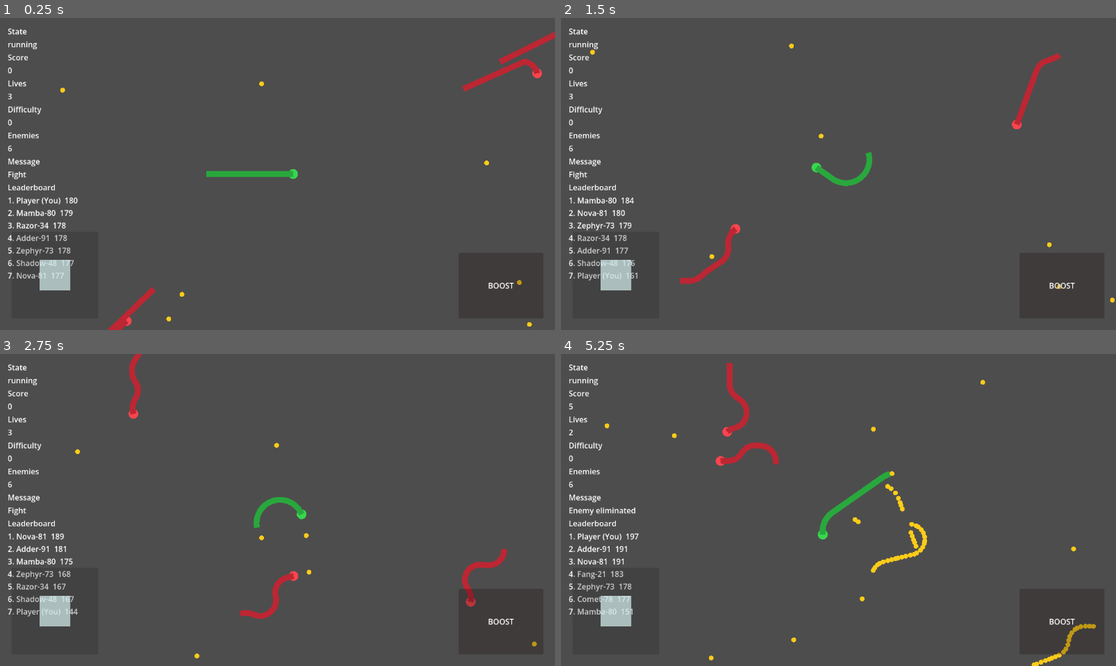
Above: before the commit, frames 1-4 (two rows, left to right).
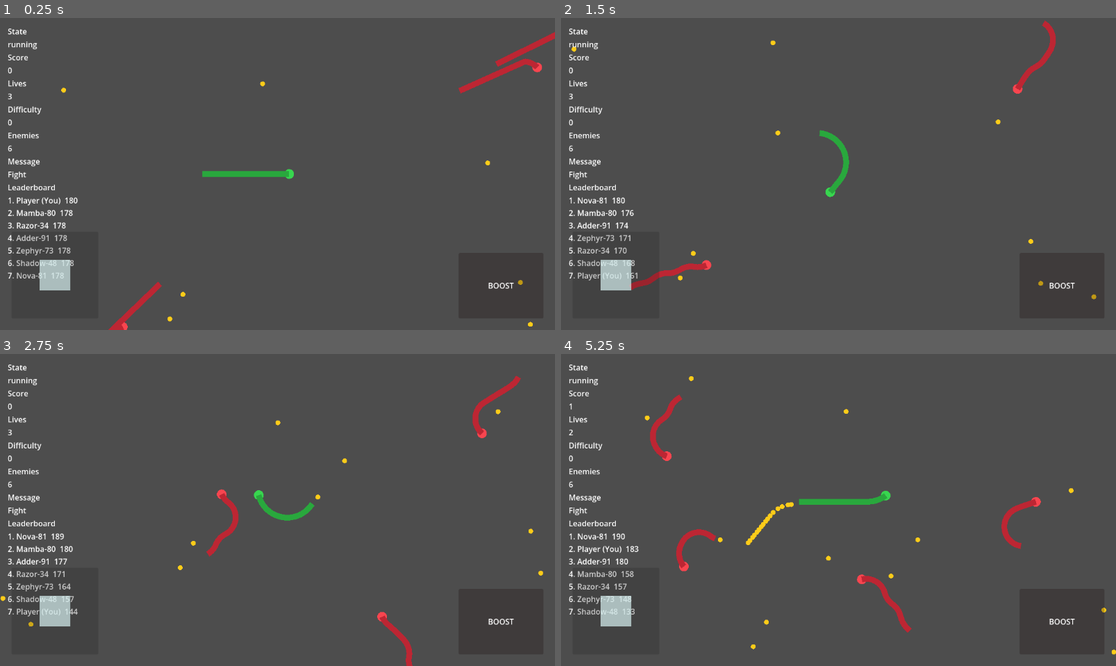
Above: after the commit, the same moments.

Repository: Jlu-waterbrother/snake_combat
Game: Godot game, scene res://scenes/main/main.tscn
Same seed, same stepped clock (60 frames per second), same inputs: the game is played once before the commit and once after it.
Inputs (mouse positions are in pixels of both pictures, inside the frame that each line leads up to):
- Up to frame 1 (0.25 s): no input
- Up to frame 2 (1.5 s): tap Enter at 0.5 s; move the mouse to (960, 158) at 0.52 s; hold D (turn_right) 0.53-1.25 s; hold Shift (boost) 0.53-1.25 s; click (960, 158) at 0.67 s; drag from (727, 189) to (1005, 111) at 1.27 s
- Up to frame 3 (2.75 s): move the mouse to (333, 441) at 2.02 s; hold D (turn_right) from 2.03 s (still down); hold Shift (boost) from 2.03 s (still down)
- Up to frame 4 (5.25 s): release D (turn_right) at 2.75 s; release Shift (boost) at 2.75 s; drag from (810, 572) to (694, 416) at 2.77 s; move the mouse to (1005, 556) at 3.52 s; hold A (turn_left) 3.53-4.25 s; hold Shift (boost) 3.53-4.25 s; drag from (672, 463) to (660, 385) at 4.27 s; move the mouse to (866, 510) at 5.02 s; hold A (turn_left) from 5.03 s (still down); hold Shift (boost) from 5.03 s (still down); click (866, 510) at 5.17 s

The runs differ from the first frame. In frame 1, 0.5% of the frame differs, in the area x 10-100%, y 4-100%; in frame 2, 2.5%; in frame 3, 2.9%; in frame 4, 4.3%, in the area x 1-100%, y 2-100%.

Commit message:
削弱转向能力 强化ai

Diff:
--- a/resources/config/default_ai_config.tres
+++ b/resources/config/default_ai_config.tres
@@ -12,4 +12,11 @@
 aggression = 0.45
 boost_probability = 0.12
 avoid_boundary_ratio = 0.8
+avoid_boundary_margin = 220.0
 retarget_interval = 0.2
+turn_responsiveness = 4.2
+hazard_probe_distance = 180.0
+hazard_probe_angle_deg = 28.0
+head_on_avoid_distance = 200.0
+caution_length_ratio = 1.05
+chase_predict_seconds = 0.35
--- a/resources/config/default_movement_config.tres
+++ b/resources/config/default_movement_config.tres
@@ -4,7 +4,7 @@
 
 [resource]
 script = ExtResource("1")
-base_speed = 165.0
-boost_speed = 255.0
-turn_rate_deg_per_second = 300.0
+base_speed = 123.75
+boost_speed = 191.25
+turn_rate_deg_per_second = 180.0
 segment_spacing = 10.0
--- a/scripts/config/ai_config.gd
+++ b/scripts/config/ai_config.gd
@@ -9,4 +9,11 @@
 @export var aggression: float = 0.45
 @export var boost_probability: float = 0.12
 @export var avoid_boundary_ratio: float = 0.8
+@export var avoid_boundary_margin: float = 220.0
 @export var retarget_interval: float = 0.2
+@export var turn_responsiveness: float = 4.2
+@export var hazard_probe_distance: float = 180.0
+@export var hazard_probe_angle_deg: float = 28.0
+@export var head_on_avoid_distance: float = 200.0
+@export var caution_length_ratio: float = 1.05
+@export var chase_predict_seconds: float = 0.35
--- a/scripts/config/movement_config.gd
+++ b/scripts/config/movement_config.gd
@@ -1,7 +1,7 @@
 extends Resource
 class_name MovementConfig
 
-@export var base_speed: float = 165.0
-@export var boost_speed: float = 255.0
-@export var turn_rate_deg_per_second: float = 300.0
+@export var base_speed: float = 123.75
+@export var boost_speed: float = 191.25
+@export var turn_rate_deg_per_second: float = 180.0
 @export var segment_spacing: float = 10.0
--- a/scripts/managers/food_manager.gd
+++ b/scripts/managers/food_manager.gd
@@ -11,12 +11,14 @@
 @export var respawn_on_consume: bool = true
 @export var spawn_attempts: int = 8
 @export var max_active_food_count: int = 420
-@export var max_food_samples_per_query: int = 320
+@export var spatial_cell_size: float = 220.0
 
 var _rng: RandomNumberGenerator = RandomNumberGenerator.new()
 var _next_food_id: int = 1
 var _active_food: Array[Area2D] = []
 var _inactive_food: Array[Area2D] = []
+var _food_cells: Dictionary = {}
+var _food_cell_lookup: Dictionary = {}
 
 func bootstrap_food() -> void:
 	if food_scene == null:
@@ -32,7 +34,7 @@
 	for _i: int in range(bootstrap_count):
 		_spawn_food_at_position(_sample_spawn_point(), 1)
 
-func spawn_food_burst(center_position: Vector2, amount: int) -> void:
+func spawn_food_burst(center_position: Vector2, amount: int, ignore_food_cap: bool = false) -> void:
 	if amount <= 0:
 		push_warning("Food burst amount must be positive.")
 		return
@@ -40,7 +42,7 @@
 	var burst_radius: float = min(spawn_radius * 0.05, 120.0)
 	for _i: int in range(amount):
 		var offset: Vector2 = Vector2.ZERO if amount == 1 else _random_point_in_radius(burst_radius)
-		_spawn_food_at_position(center_position + offset, 1)
+		_spawn_food_at_position(center_position + offset, 1, ignore_food_cap)
 
 func get_nearest_food_position(origin: Vector2, max_distance: float) -> Vector2:
 	var query: Dictionary = {&"single": origin}
@@ -61,29 +63,39 @@
 		nearest_map[origin_key] = Vector2.INF
 		best_distance_squared[origin_key] = max_distance_squared
 
-	if _active_food.is_empty():
+	if _food_cells.is_empty():
 		return nearest_map
 
-	var sample_budget: int = max(max_food_samples_per_query, 1)
-	var total_active: int = _active_food.size()
-	var sample_step: int = max(int(ceil(float(total_active) / float(sample_budget))), 1)
-	for index: int in range(0, total_active, sample_step):
-		var food_node: Area2D = _active_food[index]
-		if not is_instance_valid(food_node) or not food_node.visible:
+	var cell_size: float = max(spatial_cell_size, 1.0)
+	var cell_radius: int = max(int(ceil(max_distance / cell_size)), 0)
+	for origin_key: Variant in origins.keys():
+		var origin_value: Variant = origins.get(origin_key, Vector2.ZERO)
+		if origin_value is not Vector2:
 			continue
 
-		var food_position: Vector2 = food_node.global_position
-		for origin_key: Variant in origins.keys():
-			var origin_value: Variant = origins.get(origin_key, Vector2.ZERO)
-			if origin_value is not Vector2:
-				continue
-
-			var best_value: Variant = best_distance_squared.get(origin_key, max_distance_squared)
-			var best_value_float: float = float(best_value)
-			var distance_squared: float = (origin_value as Vector2).distance_squared_to(food_position)
-			if distance_squared < best_value_float:
-				best_distance_squared[origin_key] = distance_squared
-				nearest_map[origin_key] = food_position
+		var origin_position: Vector2 = origin_value as Vector2
+		var origin_cell: Vector2i = _cell_from_position(origin_position)
+		var best_value_float: float = float(best_distance_squared.get(origin_key, max_distance_squared))
+		for x_offset: int in range(-cell_radius, cell_radius + 1):
+			for y_offset: int in range(-cell_radius, cell_radius + 1):
+				var cell_key: Vector2i = Vector2i(origin_cell.x + x_offset, origin_cell.y + y_offset)
+				var cell_bucket_value: Variant = _food_cells.get(cell_key, null)
+				if cell_bucket_value is not Array:
+					continue
+
+				for food_value: Variant in cell_bucket_value:
+					if food_value is not Area2D:
+						continue
+					var food_node: Area2D = food_value as Area2D
+					if not is_instance_valid(food_node) or not food_node.visible:
+						continue
+
+					var food_position: Vector2 = food_node.global_position
+					var distance_squared: float = origin_position.distance_squared_to(food_position)
+					if distance_squared < best_value_float:
+						best_value_float = distance_squared
+						best_distance_squared[origin_key] = distance_squared
+						nearest_map[origin_key] = food_position
 
 	return nearest_map
 
@@ -96,24 +108,13 @@
 		clamped_target = min(clamped_target, max_active_food_count)
 
 	while _active_food.size() + _inactive_food.size() < clamped_target:
-		var food_node := food_scene.instantiate() as Area2D
+		var food_node: Area2D = _create_food_node()
 		if food_node == null:
-			push_error("food_scene must instantiate to Area2D.")
 			return
-
-		add_child(food_node)
-		if food_node.has_signal("consumed"):
-			food_node.consumed.connect(_on_food_consumed.bind(food_node))
-		else:
-			push_error("Food scene script must define signal 'consumed'.")
-			return
-
-		if food_node.has_method("deactivate"):
-			food_node.call("deactivate")
 		_inactive_food.append(food_node)
 
-func _spawn_food_at_position(point: Vector2, food_amount: int) -> void:
-	if max_active_food_count > 0 and _active_food.size() >= max_active_food_count:
+func _spawn_food_at_position(point: Vector2, food_amount: int, ignore_food_cap: bool = false) -> void:
+	if not ignore_food_cap and max_active_food_count > 0 and _active_food.size() >= max_active_food_count:
 		if _active_food.is_empty():
 			return
 
@@ -123,18 +124,19 @@
 
 		var recycled_food_id: int = _next_food_id
 		_next_food_id += 1
-		_activate_food_node(recycled_food, recycled_food_id, point, food_amount)
-		return
-
-	var food_node: Area2D = _acquire_food_node()
+		_activate_food_node(recycled_food, recycled_food_id, point, food_amount, ignore_food_cap)
+		return
+
+	var food_node: Area2D = _acquire_food_node(ignore_food_cap)
 	if food_node == null:
 		return
 
 	var food_id: int = _next_food_id
 	_next_food_id += 1
-	_activate_food_node(food_node, food_id, point, food_amount)
-
-func _activate_food_node(food_node: Area2D, food_id: int, point: Vector2, food_amount: int) -> void:
+	_activate_food_node(food_node, food_id, point, food_amount, ignore_food_cap)
+
+func _activate_food_node(food_node: Area2D, food_id: int, point: Vector2, food_amount: int, _ignore_food_cap: bool = false) -> void:
+	_untrack_food_node(food_node)
 	if food_node.has_method("configure"):
 		food_node.call("configure", food_id, point, food_amount)
 	else:
@@ -143,16 +145,87 @@
 		food_node.monitoring = true
 
 	_active_food.append(food_node)
+	_track_food_node(food_node)
 	food_spawned.emit(food_id, point)
 
-func _acquire_food_node() -> Area2D:
+func _acquire_food_node(ignore_food_cap: bool = false) -> Area2D:
 	if _inactive_food.is_empty():
-		_ensure_pool_capacity(_active_food.size() + 1)
+		if ignore_food_cap:
+			var created_node: Area2D = _create_food_node()
+			if created_node != null:
+				_inactive_food.append(created_node)
+		else:
+			_ensure_pool_capacity(_active_food.size() + 1)
 		if _inactive_food.is_empty():
 			push_error("Unable to allocate food pool node.")
 			return null
 
 	return _inactive_food.pop_back()
+
+func _create_food_node() -> Area2D:
+	var food_node := food_scene.instantiate() as Area2D
+	if food_node == null:
+		push_error("food_scene must instantiate to Area2D.")
+		return null
+
+	add_child(food_node)
+	if food_node.has_signal("consumed"):
+		food_node.consumed.connect(_on_food_consumed.bind(food_node))
+	else:
+		push_error("Food scene script must define signal 'consumed'.")
+		food_node.queue_free()
+		return null
+
+	if food_node.has_method("deactivate"):
+		food_node.call("deactivate")
+	return food_node
+
+func _cell_from_position(world_position: Vector2) -> Vector2i:
+	var cell_size: float = max(spatial_cell_size, 1.0)
+	return Vector2i(
+		int(floor(world_position.x / cell_size)),
+		int(floor(world_position.y / cell_size))
+	)
+
+func _track_food_node(food_node: Area2D) -> void:
+	if food_node == null:
+		return
+
+	var food_key: int = food_node.get_instance_id()
+	var cell_key: Vector2i = _cell_from_position(food_node.global_position)
+	var bucket_value: Variant = _food_cells.get(cell_key, [])
+	var bucket: Array = []
+	if bucket_value is Array:
+		bucket = bucket_value
+	if not bucket.has(food_node):
+		bucket.append(food_node)
+	_food_cells[cell_key] = bucket
+	_food_cell_lookup[food_key] = cell_key
+
+func _untrack_food_node(food_node: Area2D) -> void:
+	if food_node == null:
+		return
+
+	var food_key: int = food_node.get_instance_id()
+	if not _food_cell_lookup.has(food_key):
+		return
+
+	var cell_value: Variant = _food_cell_lookup.get(food_key)
+	if cell_value is not Vector2i:
+		_food_cell_lookup.erase(food_key)
+		return
+	var cell_key: Vector2i = cell_value as Vector2i
+
+	var bucket_value: Variant = _food_cells.get(cell_key, [])
+	if bucket_value is Array:
+		var bucket: Array = bucket_value
+		bucket.erase(food_node)
+		if bucket.is_empty():
+			_food_cells.erase(cell_key)
+		else:
+			_food_cells[cell_key] = bucket
+
+	_food_cell_lookup.erase(food_key)
 
 func _sample_spawn_point() -> Vector2:
 	var sampled: Vector2 = Vector2.RIGHT * safe_spawn_radius
@@ -175,6 +248,7 @@
 		return
 
 	_active_food.erase(food_node)
+	_untrack_food_node(food_node)
 	if food_node.has_method("deactivate"):
 		food_node.call("deactivate")
 	else:
--- a/scripts/managers/snake_manager.gd
+++ b/scripts/managers/snake_manager.gd
@@ -3,7 +3,7 @@
 
 signal snake_spawned(snake_id: StringName)
 signal snake_died(snake_id: StringName, reason: StringName)
-signal snake_mass_dropped(world_position: Vector2, amount: int)
+signal snake_mass_dropped(world_position: Vector2, amount: int, bypass_food_cap: bool)
 signal score_changed(snake_id: StringName, score: int)
 signal enemy_state_changed(snake_id: StringName, state: StringName)
 
@@ -397,19 +397,36 @@
 	var state: StringName = STATE_PATROL
 	var target: Vector2 = enemy_position + _random_direction() * 240.0
 	var avoid_ratio: float = clamp(_ai_float("avoid_boundary_ratio", 0.8), 0.5, 0.95)
-	if enemy_position.length() >= world_radius * avoid_ratio:
+	var avoid_margin: float = max(_ai_float("avoid_boundary_margin", 220.0), 40.0)
+	if enemy_position.length() >= world_radius * avoid_ratio or enemy_position.length() >= world_radius - avoid_margin:
 		state = STATE_AVOID
 		target = Vector2.ZERO
 	else:
 		var aggression: float = clamp(_ai_float("aggression", 0.45) * _aggression_scale, 0.0, 1.0)
 		var should_chase: bool = false
-		if has_player and enemy_position.distance_to(player_position) <= vision_radius:
-			should_chase = _rng.randf() <= aggression
-
-		if should_chase:
+		if has_player:
+			var player_distance: float = enemy_position.distance_to(player_position)
+			if player_distance <= vision_radius:
+				var enemy_length: float = _snake_length(enemy_id)
+				var player_length: float = _snake_length(_player_snake_id)
+				var caution_ratio: float = max(_ai_float("caution_length_ratio", 1.05), 0.3)
+				var avoid_distance: float = max(_ai_float("head_on_avoid_distance", 200.0), 40.0)
+				var is_outmatched: bool = enemy_length < player_length * caution_ratio
+				if is_outmatched and player_distance <= avoid_distance:
+					state = STATE_AVOID
+					var away_direction: Vector2 = (enemy_position - player_position).normalized()
+					if away_direction == Vector2.ZERO:
+						away_direction = _random_direction()
+					target = enemy_position + away_direction * min(vision_radius, 280.0)
+				else:
+					should_chase = _rng.randf() <= aggression
+
+		if state != STATE_AVOID and should_chase and has_player:
 			state = STATE_CHASE
-			target = player_position
-		elif nearest_food.is_finite():
+			var predict_seconds: float = clamp(_ai_float("chase_predict_seconds", 0.35), 0.0, 1.2)
+			var predicted_position: Vector2 = player_position + _player_heading() * _movement_float("base_speed", 123.75) * predict_seconds
+			target = predicted_position
+		elif state != STATE_AVOID and nearest_food.is_finite():
 			state = STATE_SEEK
 			target = nearest_food
 
@@ -433,14 +450,27 @@
 	if desired_direction == Vector2.ZERO:
 		desired_direction = heading
 
-	var turn_input: float = clamp(heading.cross(desired_direction) * 6.0, -1.0, 1.0)
+	var turn_scale: float = max(_ai_float("turn_responsiveness", 4.2), 0.5)
+	var turn_input: float = clamp(heading.cross(desired_direction) * turn_scale, -1.0, 1.0)
+	var hazard_avoid_turn: float = _compute_hazard_avoid_turn(enemy_id, enemy_node)
+	if abs(hazard_avoid_turn) > 0.001:
+		turn_input = hazard_avoid_turn
+
 	var state: StringName = _enemy_states.get(enemy_id, STATE_PATROL)
 	var boost_probability: float = clamp(_ai_float("boost_probability", 0.12) * _boost_scale, 0.0, 1.0)
 	var wants_boost: bool = false
-	if state == STATE_CHASE or state == STATE_AVOID:
-		wants_boost = _rng.randf() <= max(boost_probability, 0.25)
+	if abs(hazard_avoid_turn) > 0.001:
+		wants_boost = false
+		if state != STATE_AVOID:
+			_enemy_states[enemy_id] = STATE_AVOID
+			enemy_state_changed.emit(enemy_id, STATE_AVOID)
+		state = STATE_AVOID
+	elif state == STATE_CHASE:
+		wants_boost = _rng.randf() <= max(boost_probability * 0.8, 0.12)
+	elif state == STATE_AVOID:
+		wants_boost = _rng.randf() <= boost_probability * 0.2
 	elif state == STATE_SEEK:
-		wants_boost = _rng.randf() <= boost_probability * 0.5
+		wants_boost = _rng.randf() <= boost_probability * 0.4
 
 	enemy_node.call("set_ai_command", turn_input, wants_boost)
 
@@ -536,6 +566,77 @@
 			return max(float(value), 0.0)
 	return 0.0
 
+func _player_heading() -> Vector2:
+	if _player_snake_id == &"" or not _snake_nodes.has(_player_snake_id):
+		return Vector2.RIGHT
+	var player_node: Node2D = _snake_nodes[_player_snake_id]
+	if player_node.has_method("get_heading"):
+		var heading_value: Variant = player_node.call("get_heading")
+		if heading_value is Vector2 and (heading_value as Vector2) != Vector2.ZERO:
+			return (heading_value as Vector2).normalized()
+	return Vector2.RIGHT
+
+func _compute_hazard_avoid_turn(enemy_id: StringName, enemy_node: Node2D) -> float:
+	var heading: Vector2 = Vector2.RIGHT
+	if enemy_node.has_method("get_heading"):
+		var heading_value: Variant = enemy_node.call("get_heading")
+		if heading_value is Vector2 and (heading_value as Vector2) != Vector2.ZERO:
+			heading = (heading_value as Vector2).normalized()
+
+	var probe_distance: float = max(_ai_float("hazard_probe_distance", 180.0), 40.0)
+	var probe_angle: float = deg_to_rad(clamp(_ai_float("hazard_probe_angle_deg", 28.0), 5.0, 80.0))
+	var forward_probe: Vector2 = enemy_node.global_position + heading * probe_distance
+	if not _is_probe_position_dangerous(enemy_id, forward_probe):
+		return 0.0
+
+	var left_probe: Vector2 = enemy_node.global_position + heading.rotated(probe_angle) * probe_distance
+	var right_probe: Vector2 = enemy_node.global_position + heading.rotated(-probe_angle) * probe_distance
+	var left_danger: bool = _is_probe_position_dangerous(enemy_id, left_probe)
+	var right_danger: bool = _is_probe_position_dangerous(enemy_id, right_probe)
+	if left_danger and not right_danger:
+		return -1.0
+	if right_danger and not left_danger:
+		return 1.0
+
+	var toward_center: Vector2 = (-enemy_node.global_position).normalized()
+	if toward_center == Vector2.ZERO:
+		return 1.0
+	return clamp(heading.cross(toward_center) * 4.0, -1.0, 1.0)
+
+func _is_probe_position_dangerous(attacker_id: StringName, probe_position: Vector2) -> bool:
+	var boundary_margin: float = max(_ai_float("avoid_boundary_margin", 220.0), 40.0)
+	if probe_position.length() >= world_radius - boundary_margin:
+		return true
+
+	var max_check_distance: float = max(_ai_float("hazard_probe_distance", 180.0) * 2.5, 220.0)
+	var max_check_distance_squared: float = max_check_distance * max_check_distance
+	var probe_radius: float = max(head_to_body_collision_radius, 1.0)
+	for snake_id: StringName in _snake_nodes.keys():
+		if snake_id == attacker_id:
+			continue
+
+		var snake_node: Node2D = _snake_nodes[snake_id]
+		var head_distance_squared: float = snake_node.global_position.distance_squared_to(probe_position)
+		if head_distance_squared > max_check_distance_squared:
+			continue
+
+		var threat_head_radius: float = _snake_head_radius(snake_id) + probe_radius
+		if head_distance_squared <= threat_head_radius * threat_head_radius:
+			return true
+
+		if snake_node.has_method("collides_with_body"):
+			var collided_value: Variant = snake_node.call(
+				"collides_with_body",
+				probe_position,
+				probe_radius,
+				head_to_body_ignore_points,
+				head_to_body_sample_step
+			)
+			if collided_value is bool and collided_value:
+				return true
+
+	return false
+
 func _sort_leaderboard_entries(a: Dictionary, b: Dictionary) -> bool:
 	var length_a: float = float(a.get("length", 0.0))
 	var length_b: float = float(b.get("length", 0.0))
@@ -586,12 +687,12 @@
 	if total_amount <= 0:
 		return
 	if drop_points.is_empty():
-		snake_mass_dropped.emit(fallback_position, total_amount)
+		snake_mass_dropped.emit(fallback_position, total_amount, true)
 		return
 
 	var point_count: int = min(drop_points.size(), total_amount)
 	if point_count <= 0:
-		snake_mass_dropped.emit(fallback_position, total_amount)
+		snake_mass_dropped.emit(fallback_position, total_amount, true)
 		return
 
 	var denominator: float = float(max(point_count - 1, 1))
@@ -605,7 +706,7 @@
 		point_index = clampi(point_index, 0, max_index)
 		var amount: int = base_amount + (1 if i < remainder else 0)
 		if amount > 0:
-			snake_mass_dropped.emit(drop_points[point_index], amount)
+			snake_mass_dropped.emit(drop_points[point_index], amount, true)
 
 func _on_snake_mass_shed(world_position: Vector2, consumed_length: float, snake_id: StringName) -> void:
 	if consumed_length <= 0.0:
@@ -619,7 +720,7 @@
 	_shed_length_remainder[snake_id] = accumulated_length - float(drop_amount) * growth_unit
 
 	if drop_amount > 0:
-		snake_mass_dropped.emit(world_position, drop_amount)
+		snake_mass_dropped.emit(world_position, drop_amount, false)
 
 func _random_direction() -> Vector2:
 	var angle: float = _rng.randf_range(0.0, TAU)
@@ -633,5 +734,13 @@
 		return float(value)
 	return fallback
 
+func _movement_float(property_name: String, fallback: float) -> float:
+	if movement_config == null:
+		return fallback
+	var value: Variant = movement_config.get(property_name)
+	if value is float or value is int:
+		return float(value)
+	return fallback
+
 func _on_snake_node_died(reason: StringName, snake_id: StringName) -> void:
 	kill_snake(snake_id, reason)
--- a/scripts/snake/player_snake.gd
+++ b/scripts/snake/player_snake.gd
@@ -10,8 +10,8 @@
 
 @export var movement_config: Resource
 @export var skin: Resource
-@export var default_base_speed: float = 165.0
-@export var default_boost_speed: float = 255.0
+@export var default_base_speed: float = 123.75
+@export var default_boost_speed: float = 191.25
 @export var boost_body_drain_per_second: float = 18.0
 @export var min_body_length_for_boost: float = 120.0
 @export var min_body_length: float = 80.0
@@ -21,7 +21,7 @@
 @export var max_visual_scale: float = 2.4
 @export var coiling_turn_threshold: float = 0.55
 @export var coiling_shrink_per_second: float = 8.0
-@export var default_turn_rate_deg_per_second: float = 300.0
+@export var default_turn_rate_deg_per_second: float = 180.0
 @export var default_segment_spacing: float = 10.0
 @export var body_length: float = 180.0
 @export var initial_heading: Vector2 = Vector2.RIGHT
--- a/scripts/world/world.gd
+++ b/scripts/world/world.gd
@@ -211,8 +211,8 @@
 		_set_match_state(&"respawning")
 		call_deferred("_respawn_player")
 
-func _on_snake_mass_dropped(world_position: Vector2, amount: int) -> void:
-	food_manager.spawn_food_burst(world_position, amount)
+func _on_snake_mass_dropped(world_position: Vector2, amount: int, bypass_food_cap: bool) -> void:
+	food_manager.spawn_food_burst(world_position, amount, bypass_food_cap)
 
 func _on_snake_spawned(snake_id: StringName) -> void:
 	snake_spawned.emit(snake_id)
